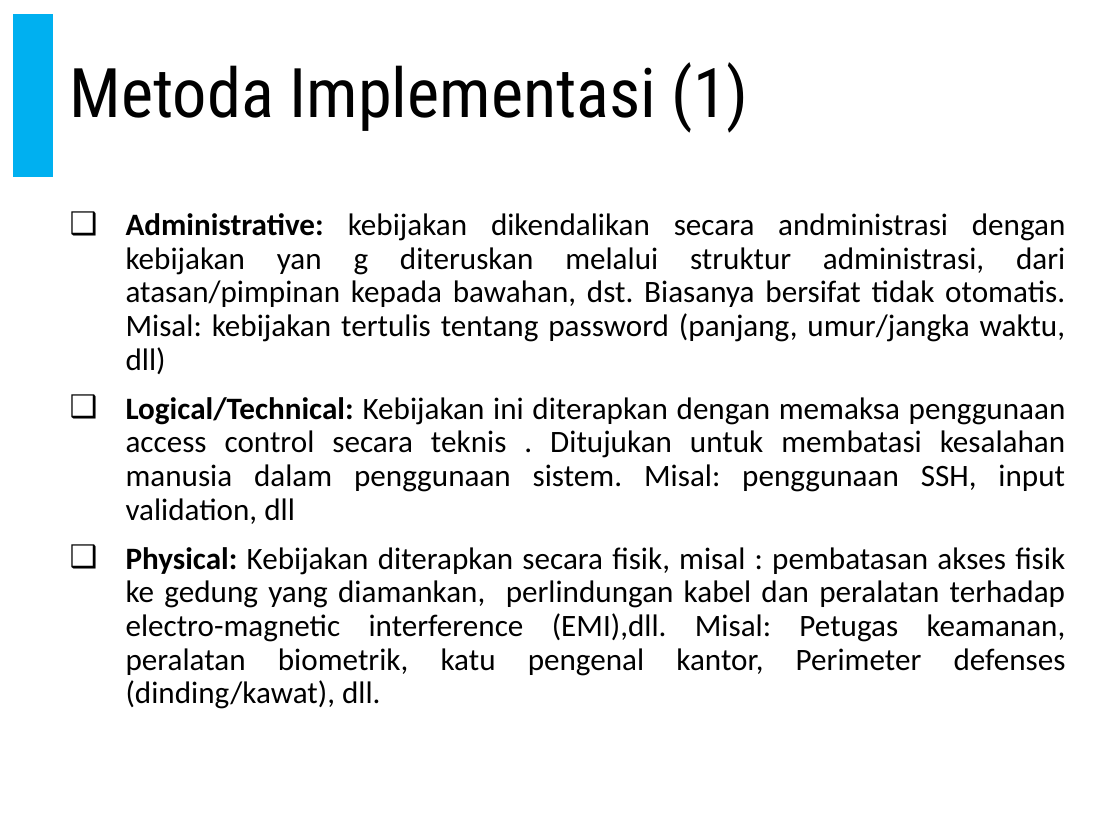
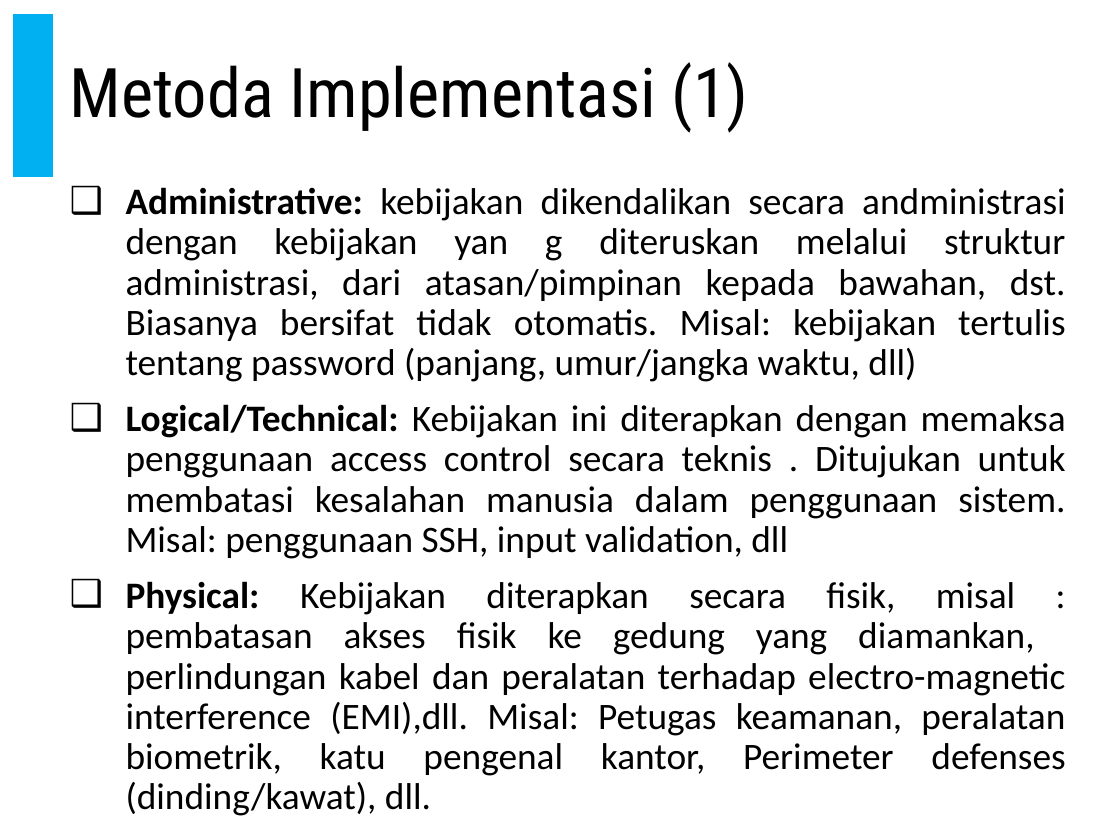
Before and after one commit to doniaft/Keamanan-Informasi, a slide deck: slide 51 of 1. Bahan Ajar/06. Keamanan Informasi - Firewall dan Intrusion Detection System.pptx. Drawn at 1120x840 pixels with LibreOffice and Linux fonts; fonts in the diff are those of the drawing. Boxes give left, top, right and bottom in pixels: in the first picture for what was removed or moved away, otherwise in the second. Text is boxed around its words. In the diff, an @@ line names an element or a change of style, - is before the commit and + after.

```diff
--- a/1. Bahan Ajar/06. Keamanan Informasi - Firewall dan Intrusion Detection System.pptx
+++ b/1. Bahan Ajar/06. Keamanan Informasi - Firewall dan Intrusion Detection System.pptx
@@ text "Administrative: kebijakan dikendalikan secara andministrasi ...": place and size @@
-text "Administrative: kebijakan dikendalikan secara andministrasi ..." at (126, 213, 1066, 709)
+text "Administrative: kebijakan dikendalikan secara andministrasi ..." at (126, 187, 1066, 776)
@@ text "Administrative: kebijakan dikendalikan secara andministrasi ..." at (126, 187, 1066, 776): size 20 to 24 pt @@
```
Also in this commit, not shown: 16 other slides changed, 17 slides added.
